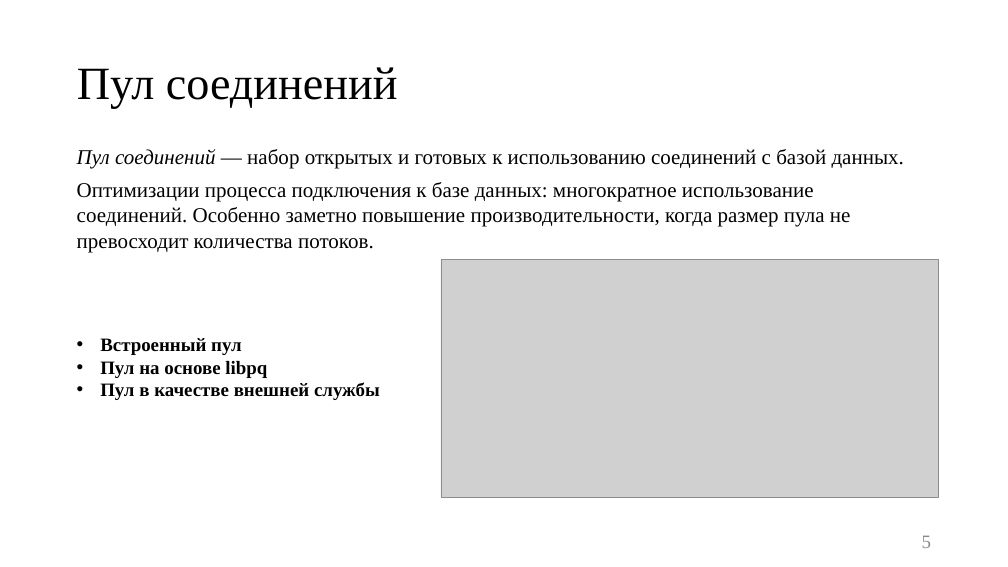
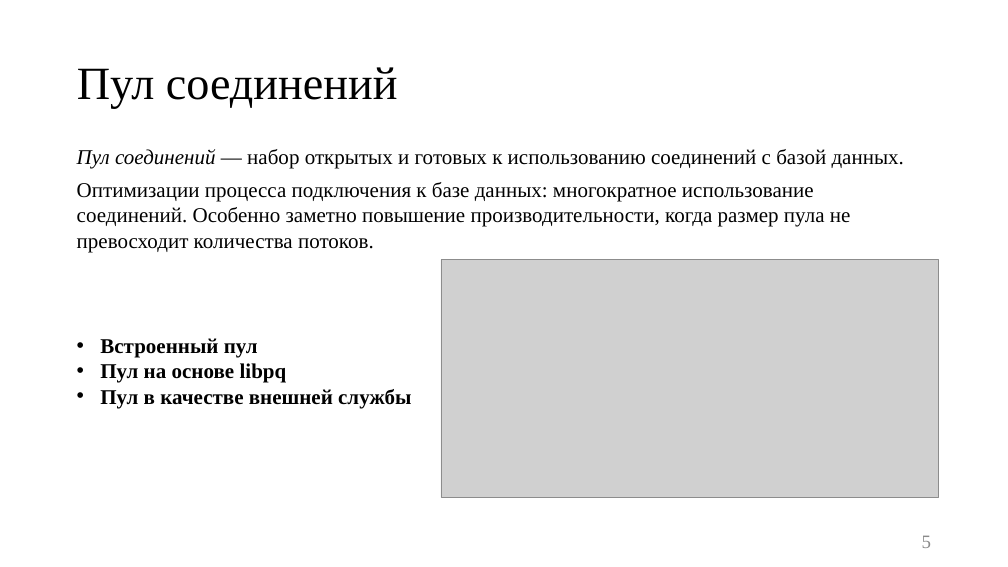
Before and after one commit to platosha-git/Diplom-theory, a slide deck: slide 5 of Презентация.pptx. Drawn at 1008x567 pixels with LibreOffice and Linux fonts; fonts in the diff are those of the drawing; grey boxes stand for pictures. Boxes give left, top, right and bottom in pixels: in the first picture for what was removed or moved away, otherwise in the second. Text is boxed around its words. In the diff, an @@ line names an element or a change of style, - is before the commit and + after.

```diff
--- a/Презентация.pptx
+++ b/Презентация.pptx
@@ text "Встроенный пул" at <box>100,338,411,408</box>: size 18 to 20 pt @@
```
Also in this commit, not shown: 5 other slides changed, 18 other files.
